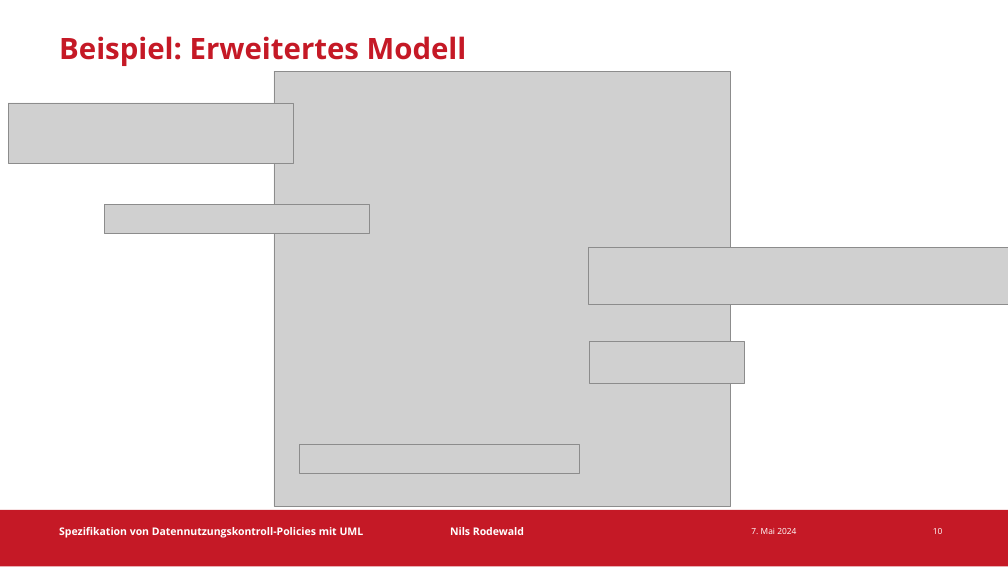
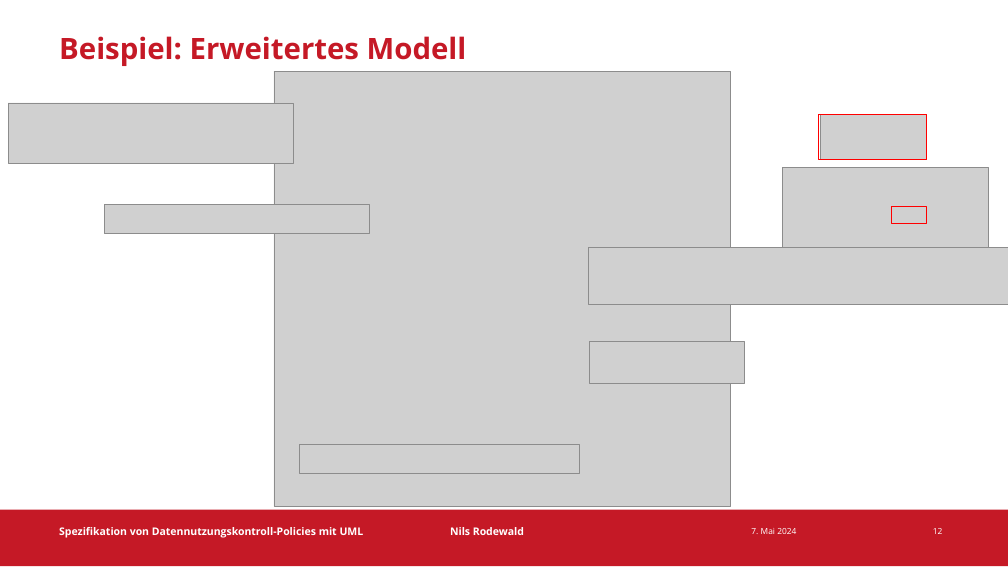
Before and after one commit to CARiSMA-Tool/carisma-tool, a slide deck: slide 12 of Zwischenvortrag/ZwischenvortragMitVorlage16_9.odp (slide 10 before the commit). Drawn at 1008x567 pixels with LibreOffice and Linux fonts; fonts in the diff are those of the drawing; grey boxes stand for pictures; background and template pictures are left out. Boxes give left, top, right and bottom in pixels: in the first picture for what was removed or moved away, otherwise in the second. Text is boxed around its words. In the diff, an @@ line names an element or a change of style, - is before the commit and + after.

```diff
--- a/Zwischenvortrag/ZwischenvortragMitVorlage16_9.odp
+++ b/Zwischenvortrag/ZwischenvortragMitVorlage16_9.odp
@@ rectangle added at [819, 115, 927, 160], outline #FF0000 0.99 pt @@
@@ picture added at [820, 115, 927, 160] @@
@@ picture added at [783, 168, 989, 289] @@
@@ rectangle added at [892, 207, 927, 224], outline #FF0000 0.99 pt @@
@@ page number at [933, 528, 943, 534]: text changed @@
-10
+12
```
Also in this commit, not shown: 9 other slides changed, 10 slides added, 4 slides removed.
